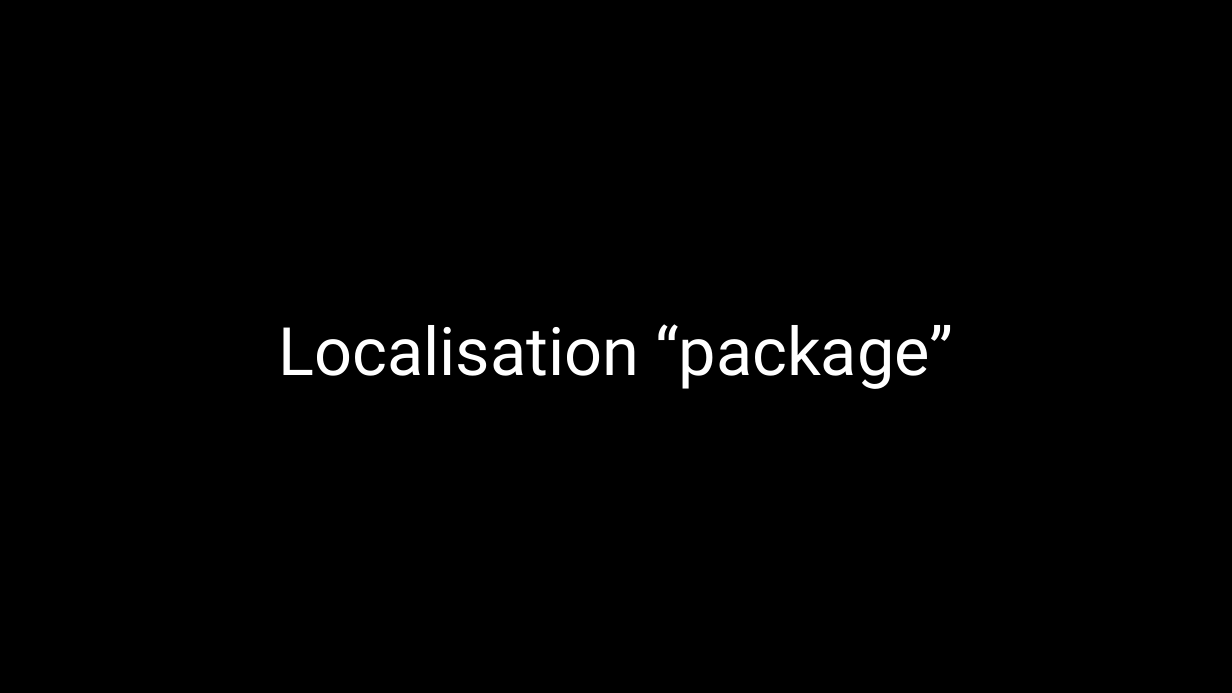
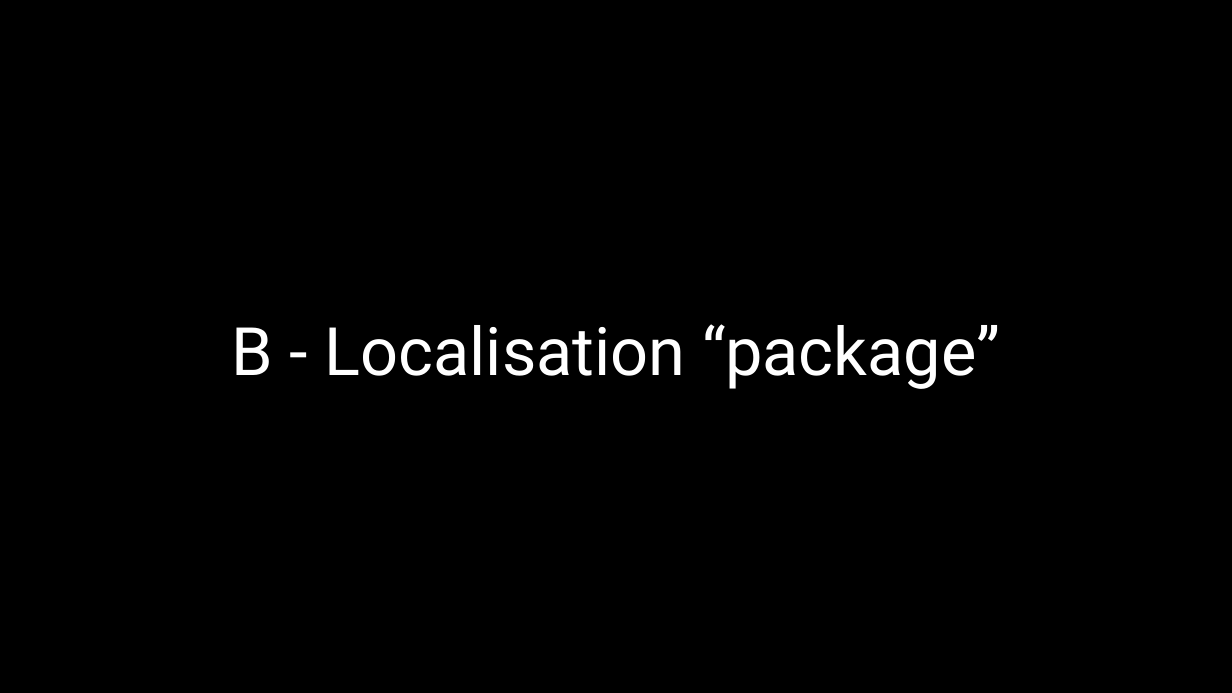
Before and after one commit to UICrail/SemanticRSM, a slide deck: slide 8 of Documentation/illustrations/241212_Topology.pptx. Drawn at 1232x693 pixels with LibreOffice and Linux fonts; fonts in the diff are those of the drawing; background and template pictures are left out; a plain dark background stands for a picture behind light text. Boxes give left, top, right and bottom in pixels: in the first picture for what was removed or moved away, otherwise in the second. Text is boxed around its words. In the diff, an @@ line names an element or a change of style, - is before the commit and + after.

```diff
--- a/Documentation/illustrations/241212_Topology.pptx
+++ b/Documentation/illustrations/241212_Topology.pptx
@@ title at (232, 324, 1000, 389): text changed @@
-Localisation “package”
+B - Localisation “package”
```
Also in this commit, not shown: 5 other slides changed, 11 slides added, 3 slides removed, 8 other files.
